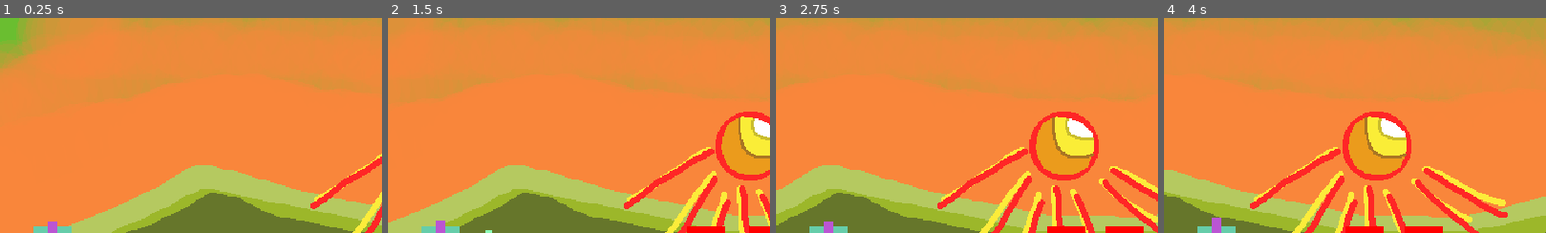
Above: before the commit, frames 1-4 (left to right).
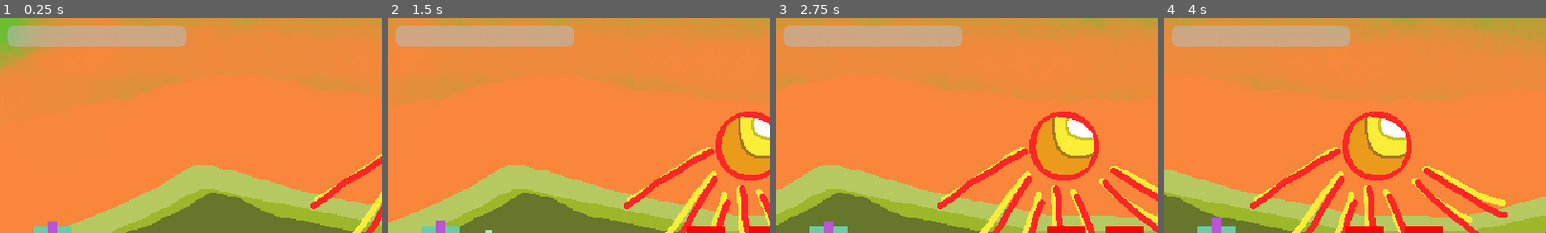
Above: after the commit, the same moments.

Repository: jonjud/layers-of-crystal
Game: Godot game, scene res://scenes/main.tscn
The game is run twice, just before and just after one commit, with the same random seed, the same clock (stepped at 60 frames per second) and the same inputs.
Inputs (mouse positions are % of the whole screen's width and height, from its top left):
- Up to frame 1 (0.25 s): no input
- Up to frame 2 (1.5 s): move the mouse to (72, 45) at 0.52 s; click (72, 45) at 0.67 s; move the mouse to (30, 55) at 1.27 s; click (30, 55) at 1.42 s
- Up to frame 3 (2.75 s): move the mouse to (60, 28) at 2.02 s; click (60, 28) at 2.17 s
- Up to frame 4 (4 s): move the mouse to (45, 70) at 2.77 s; click (45, 70) at 2.92 s; move the mouse to (80, 65) at 3.52 s; click (80, 65) at 3.67 s
The pictures show only the part of the screen within x 1-51%, y 2-52%; the shares and areas given below are measured in that part.

The runs differ from the first frame. In frame 1, 4.5% of the frame differs, in the area x 2-49%, y 3-14%; in frame 2, 4.5%; in frame 3, 4.5%; in frame 4, 4.5%.

Commit message:
Player's HealthBar

Diff:
--- a/scenes/zombie.tscn
+++ b/scenes/enemies/zombie.tscn
@@ -1,6 +1,6 @@
 [gd_scene format=3 uid="uid://c5x6cop7080io"]
 
-[ext_resource type="Script" uid="uid://cscqb6tdxr7t5" path="res://scripts/zombie.gd" id="1_1vlb3"]
+[ext_resource type="Script" uid="uid://cscqb6tdxr7t5" path="res://scripts/enemy/zombie.gd" id="1_1vlb3"]
 
 [sub_resource type="RectangleShape2D" id="RectangleShape2D_htemk"]
 size = Vector2(32, 32)
--- a/scenes/main.tscn
+++ b/scenes/main.tscn
@@ -1,10 +1,11 @@
 [gd_scene format=3 uid="uid://dy4fatj4ik4h7"]
 
 [ext_resource type="Script" uid="uid://cywslhkm0wuak" path="res://scripts/main.gd" id="1_0wfyh"]
-[ext_resource type="PackedScene" uid="uid://8flnt04lmmlf" path="res://scenes/player.tscn" id="1_o5qli"]
+[ext_resource type="PackedScene" uid="uid://8flnt04lmmlf" path="res://scenes/player/player.tscn" id="1_o5qli"]
 [ext_resource type="Texture2D" uid="uid://bs6ff2wf7tgg4" path="res://assets/tiles/bg.png" id="2_sugp2"]
-[ext_resource type="PackedScene" uid="uid://c5x6cop7080io" path="res://scenes/zombie.tscn" id="4_jyhfs"]
-[ext_resource type="PackedScene" uid="uid://dsr4f0xnk6d1v" path="res://scenes/game_over.tscn" id="5_tbgi4"]
+[ext_resource type="PackedScene" uid="uid://c5x6cop7080io" path="res://scenes/enemies/zombie.tscn" id="4_jyhfs"]
+[ext_resource type="PackedScene" uid="uid://dsr4f0xnk6d1v" path="res://scenes/ui/game_over.tscn" id="5_tbgi4"]
+[ext_resource type="PackedScene" uid="uid://ddmdnn4vqje7s" path="res://scenes/ui/hud.tscn" id="6_tefeu"]
 
 [sub_resource type="RectangleShape2D" id="RectangleShape2D_htemk"]
 size = Vector2(640, 145)
@@ -57,3 +58,5 @@
 
 [node name="GameOver" parent="." unique_id=1206959117 instance=ExtResource("5_tbgi4")]
 visible = false
+
+[node name="HUD" parent="." unique_id=1847864289 instance=ExtResource("6_tefeu")]
--- a/scenes/bullet.tscn
+++ b/scenes/player/bullet.tscn
@@ -1,13 +1,13 @@
 [gd_scene format=3 uid="uid://c2ko72kvn3rad"]
 
-[ext_resource type="Script" uid="uid://d28edxpvy5j53" path="res://scripts/bullet.gd" id="1_mkf8s"]
+[ext_resource type="Script" uid="uid://d28edxpvy5j53" path="res://scripts/player/bullet.gd" id="1_2as5g"]
 
 [sub_resource type="CircleShape2D" id="CircleShape2D_htemk"]
 radius = 4.0
 
 [node name="bullet" type="Area2D" unique_id=4185051]
 collision_mask = 5
-script = ExtResource("1_mkf8s")
+script = ExtResource("1_2as5g")
 
 [node name="ColorRect" type="ColorRect" parent="." unique_id=1591585900]
 anchors_preset = 8
--- a/scenes/player.tscn
+++ b/scenes/player/player.tscn
@@ -1,7 +1,7 @@
 [gd_scene format=3 uid="uid://8flnt04lmmlf"]
 
-[ext_resource type="Script" uid="uid://cl8xqd2vavkdc" path="res://scripts/player.gd" id="1_3vyb7"]
-[ext_resource type="PackedScene" uid="uid://dglvk3um1hpvy" path="res://scenes/wand.tscn" id="2_g2els"]
+[ext_resource type="Script" uid="uid://cl8xqd2vavkdc" path="res://scripts/player/player.gd" id="1_3vyb7"]
+[ext_resource type="PackedScene" uid="uid://dglvk3um1hpvy" path="res://scenes/player/wand.tscn" id="2_g2els"]
 
 [sub_resource type="RectangleShape2D" id="RectangleShape2D_htemk"]
 size = Vector2(32, 32)
--- a/scenes/wand.tscn
+++ b/scenes/player/wand.tscn
@@ -1,7 +1,7 @@
 [gd_scene format=3 uid="uid://dglvk3um1hpvy"]
 
-[ext_resource type="Script" uid="uid://bx3twte251mc8" path="res://scripts/wand.gd" id="1_nrc3s"]
-[ext_resource type="PackedScene" uid="uid://c2ko72kvn3rad" path="res://scenes/bullet.tscn" id="2_ran2g"]
+[ext_resource type="Script" uid="uid://bx3twte251mc8" path="res://scripts/player/wand.gd" id="1_nrc3s"]
+[ext_resource type="PackedScene" uid="uid://c2ko72kvn3rad" path="res://scenes/player/bullet.tscn" id="2_ran2g"]
 
 [node name="Wand" type="Node2D" unique_id=1789655916]
 script = ExtResource("1_nrc3s")
--- a/scenes/game_over.tscn
+++ b/scenes/ui/game_over.tscn
@@ -1,6 +1,6 @@
 [gd_scene format=3 uid="uid://dsr4f0xnk6d1v"]
 
-[ext_resource type="Script" uid="uid://cghdhsau411pe" path="res://scripts/game_over.gd" id="1_xeevv"]
+[ext_resource type="Script" uid="uid://cghdhsau411pe" path="res://scripts/ui/game_over.gd" id="1_xeevv"]
 
 [node name="GameOver" type="CanvasLayer" unique_id=1206959117]
 script = ExtResource("1_xeevv")
--- /dev/null
+++ b/scenes/ui/hud.tscn
@@ -0,0 +1,24 @@
+[gd_scene format=3 uid="uid://ddmdnn4vqje7s"]
+
+[ext_resource type="Script" uid="uid://sp3gp3s8msjy" path="res://scripts/ui/hud.gd" id="1_0mwgc"]
+
+[node name="HUD" type="CanvasLayer" unique_id=1847864289]
+script = ExtResource("1_0mwgc")
+
+[node name="Control" type="Control" parent="." unique_id=1800180340]
+layout_mode = 3
+anchors_preset = 15
+anchor_right = 1.0
+anchor_bottom = 1.0
+grow_horizontal = 2
+grow_vertical = 2
+mouse_filter = 2
+
+[node name="HealthBar" type="ProgressBar" parent="Control" unique_id=873104455]
+layout_mode = 0
+offset_left = 12.0
+offset_top = 12.0
+offset_right = 162.0
+offset_bottom = 30.0
+step = 1.0
+show_percentage = false
--- a/scripts/player.gd
+++ b/scripts/player/player.gd
@@ -1,7 +1,7 @@
 extends CharacterBody2D
 
 var stats : Dictionary = {
-	"hp" : 100.0,
+	"max_hp" : 100.0,
 	"mana" : 50,
 }
 
@@ -15,9 +15,10 @@
 	"darkness damage" : 5,
 }
 
-
+var hp : float
 
 func _ready() -> void:
+	hp = stats["max_hp"]
 	add_to_group("player")
 	for i in stats:
 		print(i ,stats[i])
@@ -25,9 +26,9 @@
 func damage(amount : int) -> void:
 	if amount < 0:
 		return
-	stats["hp"] = max(stats["hp"] - amount,0)
-	print("player hp : ",stats["hp"])
-	if stats["hp"] <= 0:
+	hp = max(hp - amount,0)
+	print("player hp : ",hp)
+	if hp <= 0:
 		die()
 
 func die() -> void:
--- /dev/null
+++ b/scripts/ui/hud.gd
@@ -0,0 +1,14 @@
+extends CanvasLayer
+
+var player : Node2D
+@onready var hp_bar : ProgressBar = $Control/HealthBar
+
+func _ready() -> void:
+	player = get_tree().get_first_node_in_group("player")
+	if player:
+		hp_bar.max_value = player.stats["max_hp"]
+		hp_bar.value = player.hp
+
+
+func _process(delta: float) -> void:
+	hp_bar.value = player.hp
Renamed: scripts/zombie.gd -> scripts/enemy/zombie.gd
Renamed: scripts/zombie.gd.uid -> scripts/enemy/zombie.gd.uid
Renamed: scripts/bullet.gd -> scripts/player/bullet.gd
Renamed: scripts/bullet.gd.uid -> scripts/player/bullet.gd.uid
Renamed: scripts/player.gd.uid -> scripts/player/player.gd.uid
Renamed: scripts/wand.gd -> scripts/player/wand.gd
Renamed: scripts/wand.gd.uid -> scripts/player/wand.gd.uid
Renamed: scripts/game_over.gd -> scripts/ui/game_over.gd
Renamed: scripts/game_over.gd.uid -> scripts/ui/game_over.gd.uid
Not shown, added: scripts/ui/hud.gd.uid
